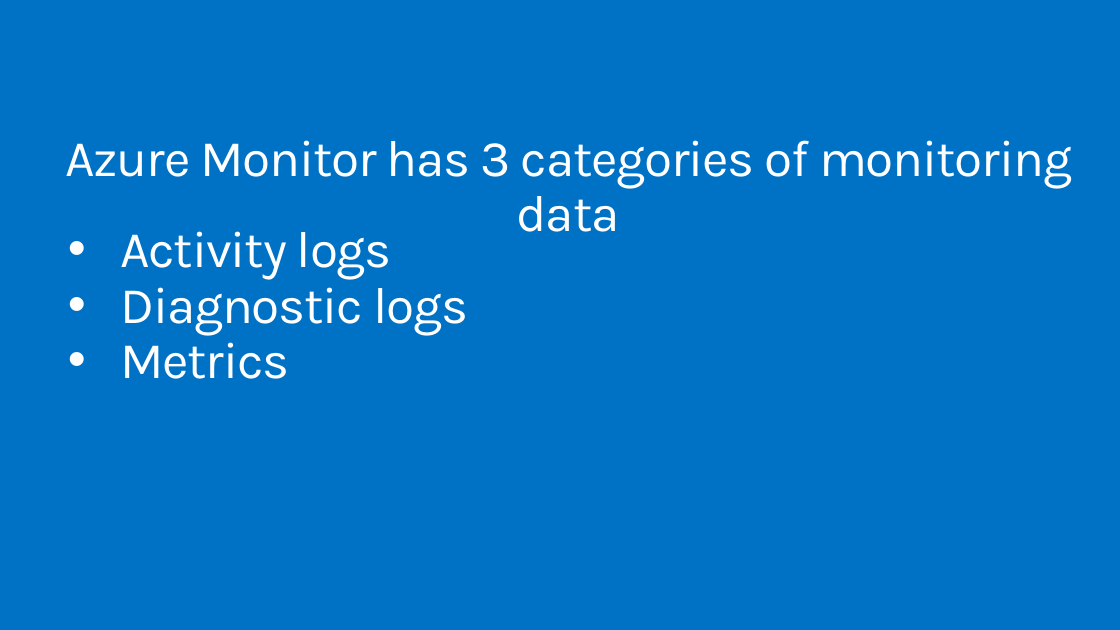
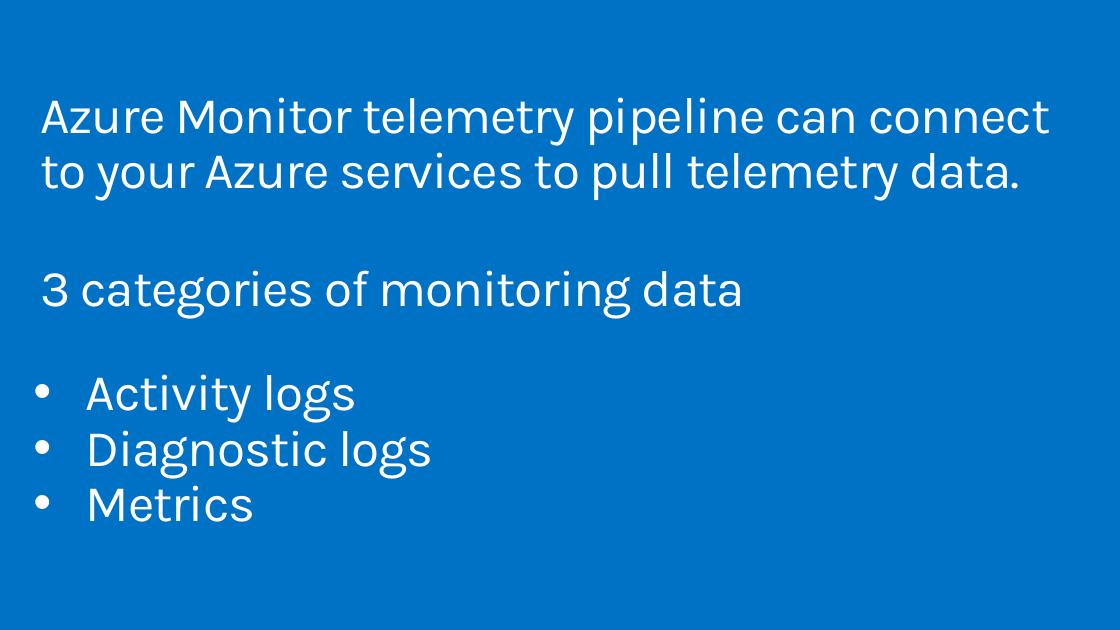
Before and after one commit to MSDEVMTL/GlobalAzureBootcamp2018, a slide deck: slide 6 of Step8/Step8-Azure Monitor.pptx. Drawn at 1120x630 pixels with LibreOffice and Linux fonts; fonts in the diff are those of the drawing; background and template pictures are left out. Boxes give left, top, right and bottom in pixels: in the first picture for what was removed or moved away, otherwise in the second. Text is boxed around its words. In the diff, an @@ line names an element or a change of style, - is before the commit and + after.

```diff
--- a/Step8/Step8-Azure Monitor.pptx
+++ b/Step8/Step8-Azure Monitor.pptx
@@ text added at box(40, 97, 1051, 201), 44 pt, text #FFFFFF @@
+Azure Monitor telemetry pipeline can connect to your Azure services to pull telemetry data.
@@ text at box(40, 270, 745, 318): text changed @@
-Azure Monitor has 3 categories of monitoring data
+3 categories of monitoring data
@@ text "Activity logs": place and size @@
-text "Activity logs" at box(120, 231, 468, 379)
+text "Activity logs" at box(86, 374, 434, 522)
```
Also in this commit, not shown: 1 other slide changed, 1 slide added, 1 slide removed, 1 other file.
